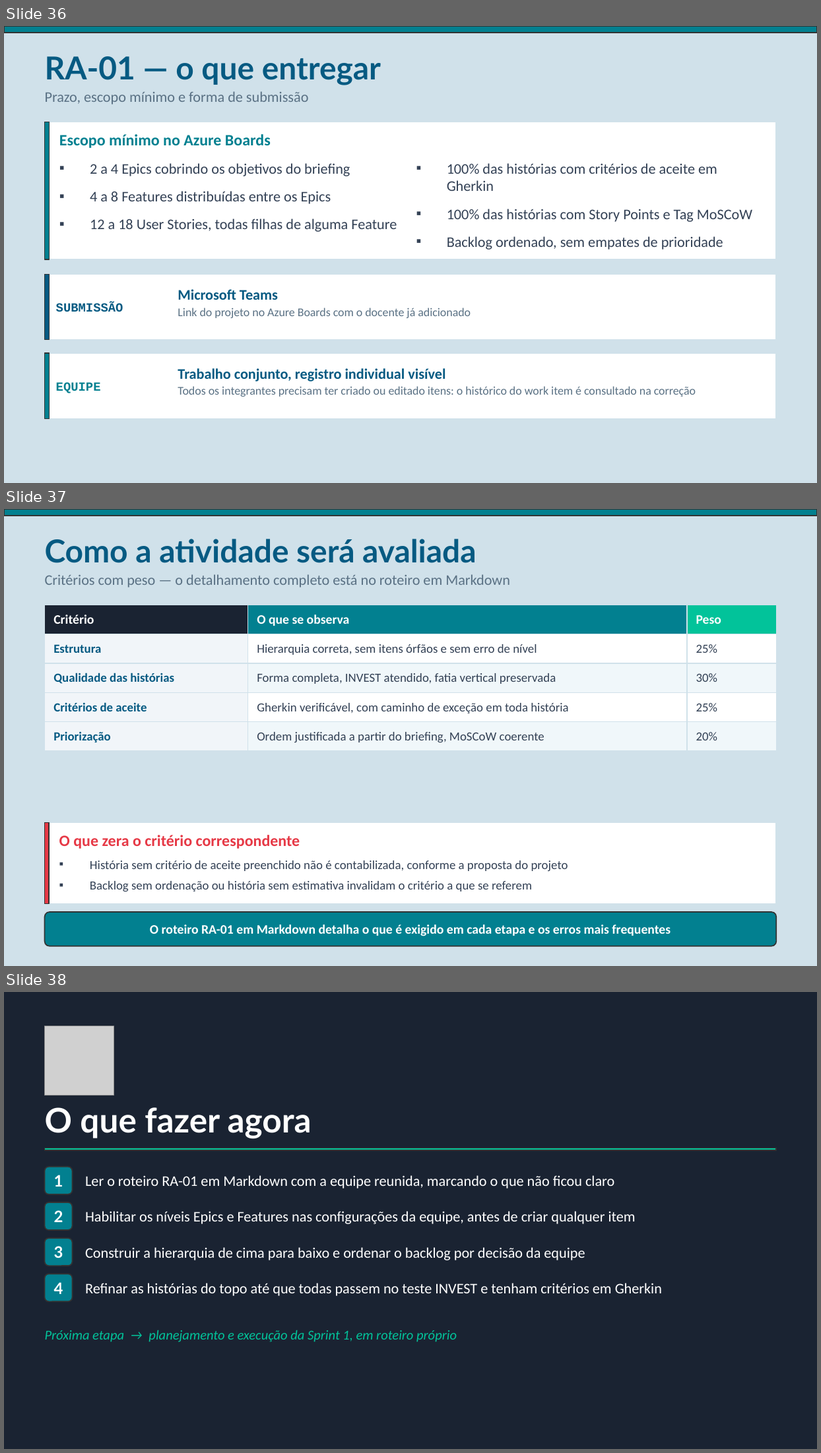
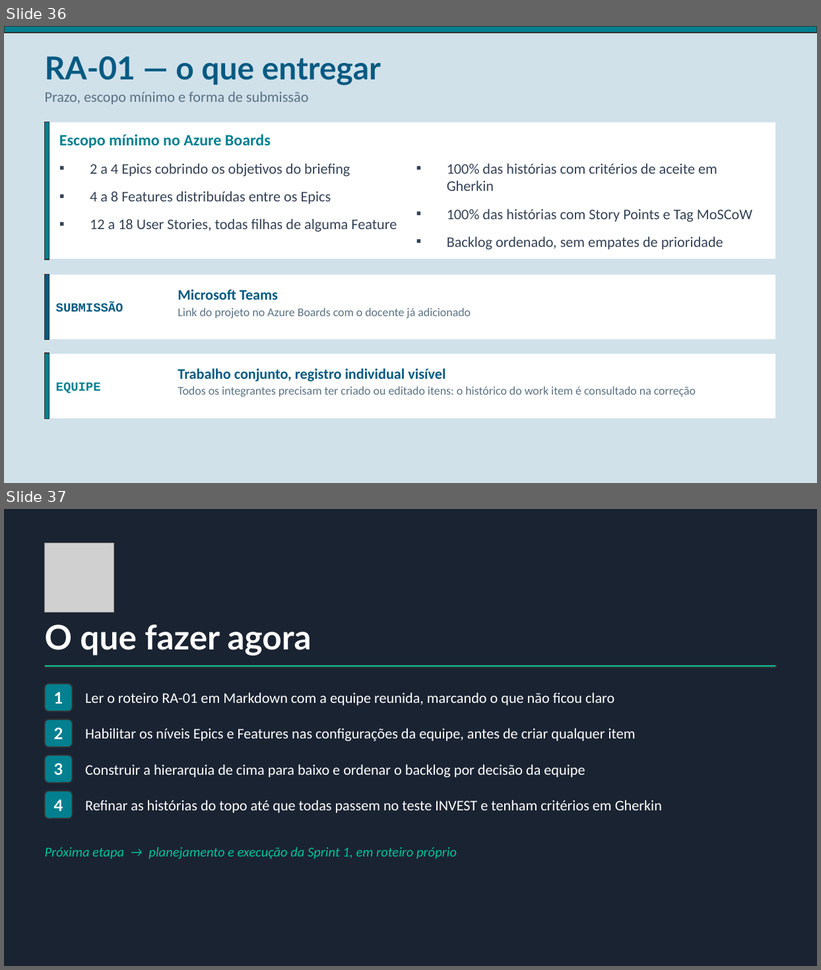
Before and after one commit to EngenhariaSoftwareAtual/atividade-requisitos-connexa, a slide deck: Azure_Boards_Product_Backlog.pptx. Shown one above the other, each under a label of ours: slides 36, 37 and 38 before the commit, slides 36 and 37 after it. The pictures are 821x1453 and 821x970 pixels, drawn with LibreOffice and Linux fonts; fonts in the diff are those of the drawing; grey boxes stand for pictures. Boxes give left, top, right and bottom in pixels: in the first picture for what was removed or moved away, otherwise in the second. Text is boxed around its words. In the diff, an @@ line names an element or a change of style, - is before the commit and + after.

```diff
--- a/Azure_Boards_Product_Backlog.pptx
+++ b/Azure_Boards_Product_Backlog.pptx
@@ slide 37 removed at <box>4,509,817,966</box>, background #D0E1EA @@
@@ rectangle removed at <box>4,509,817,516</box> @@
@@ text removed at <box>45,539,476,563</box> @@
-Como a atividade será avaliada
@@ text removed at <box>45,574,510,588</box> @@
-Critérios com peso — o detalhamento completo está no roteiro em Markdown
@@ table removed at <box>45,605,776,780</box>, 5 rows, 3 columns @@
-Critério | O que se observa | Peso
-Estrutura | Hierarquia correta, sem itens órfãos e sem erro de nível | 25%
-Qualidade das histórias | Forma completa, INVEST atendido, fatia vertical preservada | 30%
-Critérios de aceite | Gherkin verificável, com caminho de exceção em toda história | 25%
-Priorização | Ordem justificada a partir do briefing, MoSCoW coerente | 20%
@@ rectangle removed at <box>45,823,776,904</box> @@
@@ rectangle removed at <box>45,823,49,904</box> @@
@@ text removed at <box>59,835,300,849</box> @@
-O que zera o critério correspondente
@@ text removed at <box>90,861,568,892</box> @@
-▪ História sem critério de aceite preenchido não é contabilizada, conforme a proposta do projeto
-▪ Backlog sem ordenação ou história sem estimativa invalidam o critério a que se referem
@@ rounded rectangle removed at <box>45,912,776,947</box> @@
@@ text removed at <box>150,925,671,937</box> @@
-O roteiro RA-01 em Markdown detalha o que é exigido em cada etapa e os erros mais frequentes
@@ what was slide 38 is now slide 37 @@
```
Also in this commit, not shown: 2 slides changed.
